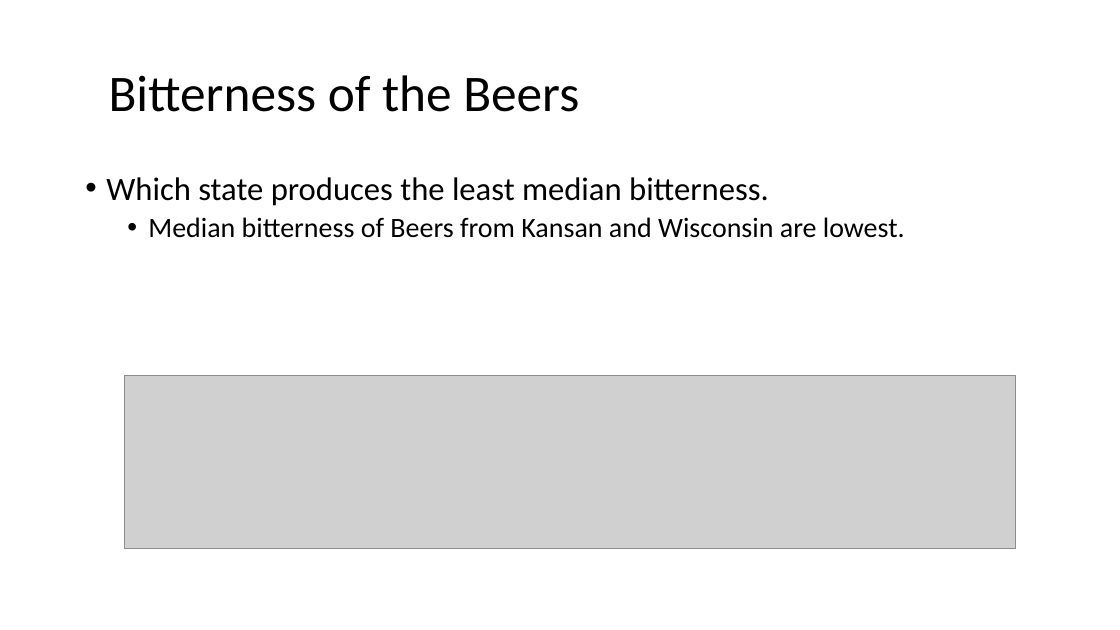
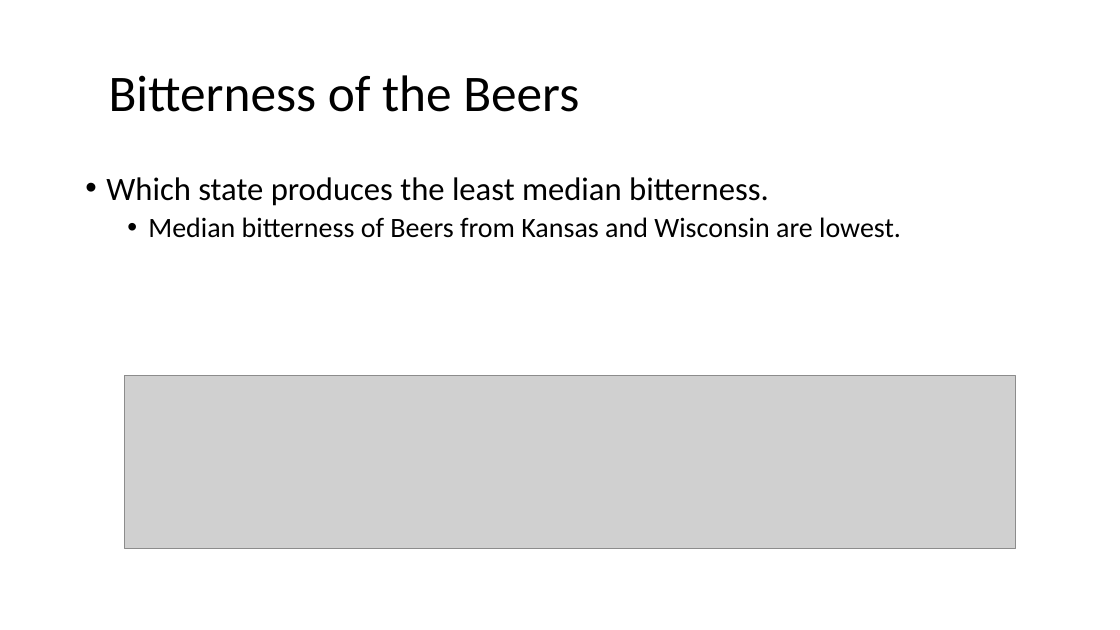
Before and after one commit to bSharpCyclist/MSDS-6306---Case-Study-1, a slide deck: slide 5 of CaseStudy1.pptx. Drawn at 1120x630 pixels with LibreOffice and Linux fonts; fonts in the diff are those of the drawing; grey boxes stand for pictures. Boxes give left, top, right and bottom in pixels: in the first picture for what was removed or moved away, otherwise in the second. Text is boxed around its words. In the diff, an @@ line names an element or a change of style, - is before the commit and + after.

```diff
--- a/CaseStudy1.pptx
+++ b/CaseStudy1.pptx
@@ text at (148,217,901,238): text changed @@
-  • Median bitterness of Beers from Kansan and Wisconsin are lowest.
+  • Median bitterness of Beers from Kansas and Wisconsin are lowest.
```
Also in this commit, not shown: 2 other slides changed, 1 other file.
